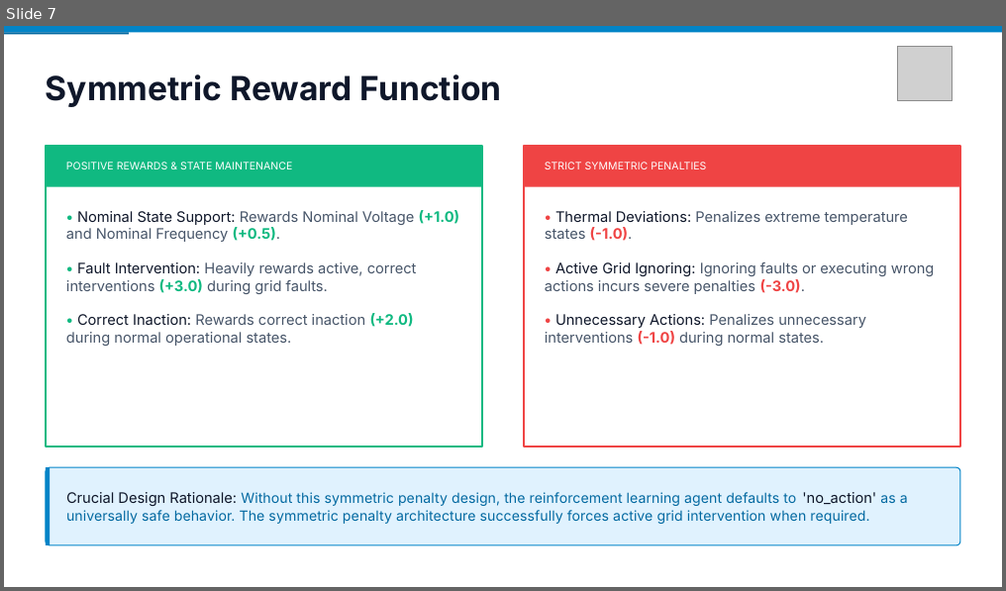
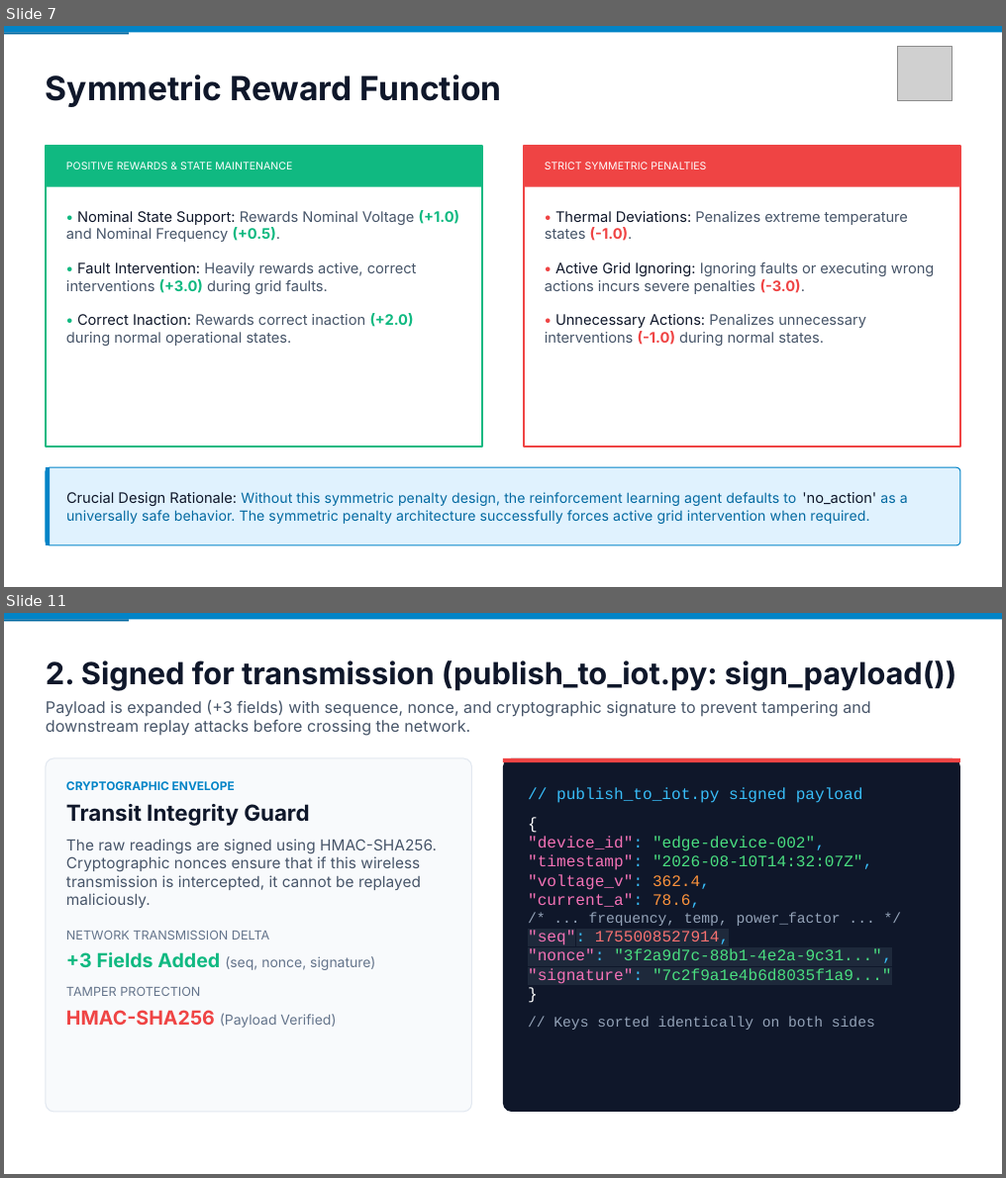
Before and after one commit to hrshimpi/power-grid-iot-RL-pipeline, a slide deck: docs/Grid-RL Presentation.pptx. Shown one above the other, each under a label of ours: slide 7 before the commit, slides 7 and 11 after it; the slides between them are not shown. The pictures are 1006x591 and 1006x1178 pixels, drawn with LibreOffice and Linux fonts; fonts in the diff are those of the drawing; grey boxes stand for pictures. Boxes give left, top, right and bottom in pixels: in the first picture for what was removed or moved away, otherwise in the second. Text is boxed around its words. In the diff, an @@ line names an element or a change of style, - is before the commit and + after.

Commit message:
docs: update presentation deck
Expanded from 13 to 24 slides: deeper architecture/security detail,
the full stage-by-stage data journey, attack simulation, and the
fault-detection chart.

```diff
--- a/docs/Grid-RL Presentation.pptx
+++ b/docs/Grid-RL Presentation.pptx
@@ slide 11 added at (4, 613, 1002, 1174), background #FFFFFF @@
@@ rectangle added at (4, 613, 1002, 619), fill #0284C7 @@
@@ rectangle added at (4, 619, 129, 621), fill #0369A1 @@
@@ text added at (46, 661, 957, 736), 11.5 pt, text #475569 @@
+2. Signed for transmission (publish_to_iot.py: sign_payload())
+Payload is expanded (+3 fields) with sequence, nonce, and cryptographic signature to prevent tampering and downstream replay attacks before crossing the network.
@@ rounded rectangle added at (46, 759, 472, 1112), fill #F8FAFC, outline #E2E8F0 0.75 pt @@
@@ rounded rectangle added at (503, 759, 960, 1112), fill #0F172A @@
@@ rectangle added at (503, 759, 960, 762), fill #EF4444 @@
@@ text added at (66, 781, 437, 970), 11 pt, text #475569 @@
+CRYPTOGRAPHIC ENVELOPE
+Transit Integrity Guard
+The raw readings are signed using HMAC-SHA256. Cryptographic nonces ensure that if this wireless transmission is intercepted, it cannot be replayed maliciously.
+NETWORK TRANSMISSION DELTA
++3 Fields Added (seq, nonce, signature)
+TAMPER PROTECTION
+HMAC-SHA256 (Payload Verified)
@@ text added at (528, 787, 892, 1030), 11.5 pt, text #4ADE80 @@
+// publish_to_iot.py signed payload
+{
+"device_id": "edge-device-002",
+"timestamp": "2026-08-10T14:32:07Z",
+"voltage_v": 362.4,
+"current_a": 78.6,
+/* ... frequency, temp, power_factor ... */
+"seq": 1755008527914,
+"nonce": "3f2a9d7c-88b1-4e2a-9c31...",
+"signature": "7c2f9a1e4b6d8035f1a9..."
+}
+// Keys sorted identically on both sides
```
Also in this commit, not shown: 5 slides changed, 10 other slides added.
